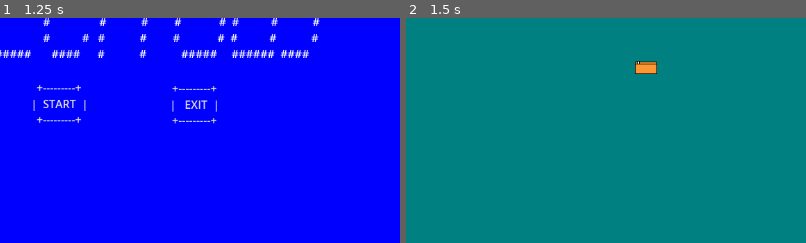
Above: before the commit, frames 1-2 (left to right).
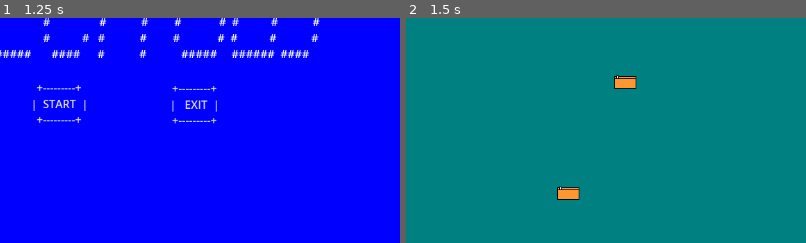
Above: after the commit, the same moments.

Repository: BaileysOs/ComputerHorror
Game: Godot game, scene res://main.tscn
The game is run twice, just before and just after one commit, with the same random seed, the same clock (stepped at 60 frames per second) and the same inputs.
Inputs (mouse positions are % of the whole screen's width and height, from its top left):
- Up to frame 1 (1.25 s): tap Enter at 0.5 s; move the mouse to (72, 45) at 0.52 s; click (72, 45) at 0.67 s
- Up to frame 2 (1.5 s): click "+---------+ | START | +------…" at 1.25 s
The pictures show only the part of the screen within x 2-52%, y 40-90%; the shares and areas given below are measured in that part.

Frame 1 is identical in both runs. In frame 2, 1.0% of the frame differs, in the area x 37-63%, y 19-81%.

Commit message:
Folder icon added
folder detects now double click

Diff:
--- /dev/null
+++ b/Global.gd
@@ -0,0 +1,3 @@
+extends Node
+var last_click_time = 0.0
+const DOUBLE_CLICK_TIME = 0.3
--- /dev/null
+++ b/desktop_icon.tscn
@@ -0,0 +1,17 @@
+[gd_scene load_steps=4 format=3 uid="uid://dka04lvghq54v"]
+
+[ext_resource type="Texture2D" uid="uid://cd1tw575elurt" path="res://bilder/Folder Icon.png" id="1_r5w14"]
+[ext_resource type="Script" path="res://folder.gd" id="2_8seor"]
+
+[sub_resource type="RectangleShape2D" id="RectangleShape2D_57aaq"]
+size = Vector2(34, 22)
+
+[node name="Node2D" type="Node2D"]
+
+[node name="folder" type="Sprite2D" parent="."]
+texture = ExtResource("1_r5w14")
+script = ExtResource("2_8seor")
+
+[node name="CollisionShape2D" type="CollisionShape2D" parent="folder"]
+position = Vector2(0, 7)
+shape = SubResource("RectangleShape2D_57aaq")
--- /dev/null
+++ b/folder.gd
@@ -0,0 +1,21 @@
+extends Sprite2D
+var last_click_time = 0
+const DOUBLE_CLICK_TIME = 300  # Time window in milliseconds for a double-click
+
+# Called when the node enters the scene tree for the first time.
+func _ready():
+	pass # Replace with function body.
+
+
+# Called every frame. 'delta' is the elapsed time since the previous frame.
+func _process(delta):
+	pass
+
+func _input(event):
+	if event is InputEventMouseButton and event.is_pressed():
+		if get_rect().has_point(to_local(event.position)):
+			var current_time = Time.get_ticks_msec()
+			if current_time - last_click_time <= DOUBLE_CLICK_TIME:
+				print("Double Click detected!")
+				#logic do stuff
+			last_click_time = current_time
--- a/game.tscn
+++ b/game.tscn
@@ -1,7 +1,8 @@
-[gd_scene load_steps=3 format=3 uid="uid://bnm616r4v1q1v"]
+[gd_scene load_steps=4 format=3 uid="uid://bnm616r4v1q1v"]
 
 [ext_resource type="Texture2D" uid="uid://x4cqub82h4h5" path="res://bilder/Unknown-2.png" id="1_12ogf"]
 [ext_resource type="Texture2D" uid="uid://cd1tw575elurt" path="res://bilder/Folder Icon.png" id="2_lp460"]
+[ext_resource type="PackedScene" uid="uid://dka04lvghq54v" path="res://desktop_icon.tscn" id="3_iiafg"]
 
 [node name="Control" type="Control"]
 layout_mode = 3
@@ -25,5 +26,8 @@
 texture = ExtResource("1_12ogf")
 
 [node name="FolderIcon" type="Sprite2D" parent="."]
-position = Vector2(373, 324)
+position = Vector2(261, 505)
 texture = ExtResource("2_lp460")
+
+[node name="Node2D" parent="." instance=ExtResource("3_iiafg")]
+position = Vector2(343, 345)
--- a/project.godot
+++ b/project.godot
@@ -15,6 +15,10 @@
 config/features=PackedStringArray("4.2", "Forward Plus")
 config/icon="res://icon.svg"
 
+[autoload]
+
+Global="*res://Global.gd"
+
 [display]
 
 window/size/mode=2
Not shown, added: export_presets.cfg
